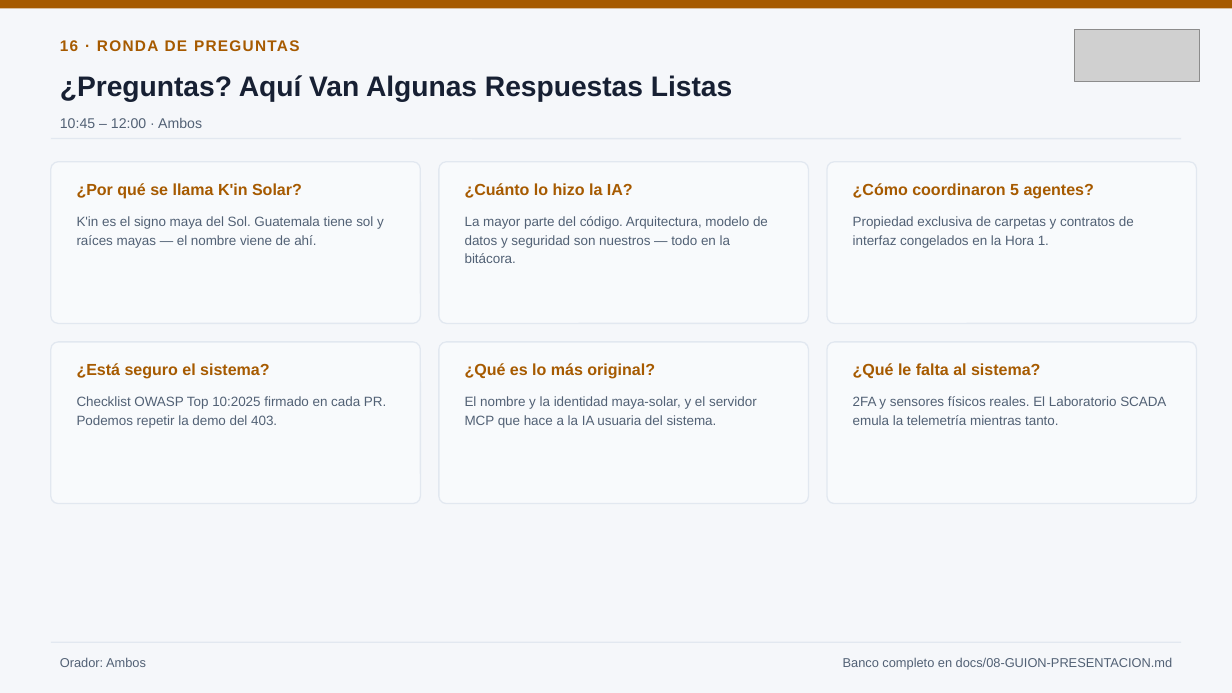
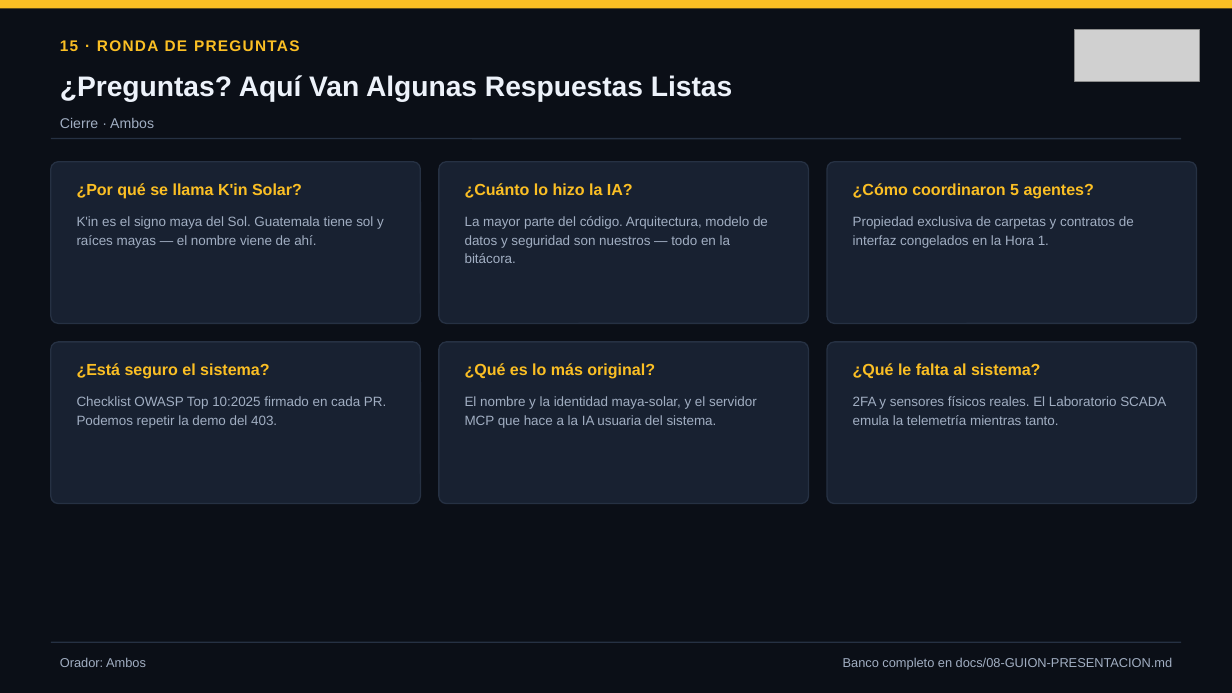
Before and after one commit to Andy13K/Dia_del_programador_IA, a slide deck: slide 15 of docs/export/Presentacion-Kin-Solar-Guatemala.pptx (slide 16 before the commit). Drawn at 1232x693 pixels with LibreOffice and Linux fonts; fonts in the diff are those of the drawing; grey boxes stand for pictures. Boxes give left, top, right and bottom in pixels: in the first picture for what was removed or moved away, otherwise in the second. Text is boxed around its words. In the diff, an @@ line names an element or a change of style, - is before the commit and + after.

```diff
--- a/docs/export/Presentacion-Kin-Solar-Guatemala.pptx
+++ b/docs/export/Presentacion-Kin-Solar-Guatemala.pptx
@@ background #F5F7FA to #0B0F17 @@
@@ rectangle at (x1=0, y1=0, x2=1232, y2=8): fill #A65A00 to #FBBF24 @@
@@ text "¿Preguntas? Aquí Van Algunas Respuestas ..." at (x1=60, y1=75, x2=732, y2=102): text colour #172033 to #EDF2FA @@
@@ text at (x1=60, y1=40, x2=300, y2=51): text changed; text colour #A65A00 to #FBBF24 @@
-16 · RONDA DE PREGUNTAS
+15 · RONDA DE PREGUNTAS
@@ text at (x1=60, y1=118, x2=154, y2=128): text changed; text colour #526175 to #A1AEC2 @@
-10:45 – 12:00 · Ambos
+Cierre · Ambos
@@ line (51, 139) - (1181, 139): stroke #E2E8F0 1 pt to #263143 1 pt @@
@@ fill #F8FAFC to #182131; outline #E2E8F0 1 pt to #263143 1 pt in 6 elements at (x1=51, y1=162, x2=421, y2=323), (x1=439, y1=162, x2=809, y2=323), (x1=827, y1=162, x2=1197, y2=323), (x1=51, y1=342, x2=421, y2=504), (x1=439, y1=342, x2=809, y2=504), (x1=827, y1=342, x2=1197, y2=504) @@
@@ text colour #A65A00 to #FBBF24 in 6 elements at (x1=77, y1=183, x2=302, y2=199), (x1=465, y1=183, x2=633, y2=198), (x1=853, y1=183, x2=1094, y2=199), (x1=77, y1=363, x2=269, y2=379), (x1=465, y1=363, x2=655, y2=379), (x1=853, y1=363, x2=1040, y2=378) @@
@@ text colour #526175 to #A1AEC2 in 8 elements at (x1=60, y1=657, x2=146, y2=667), (x1=843, y1=657, x2=1173, y2=670), (x1=77, y1=216, x2=384, y2=248), (x1=465, y1=216, x2=768, y2=263), (x1=853, y1=216, x2=1134, y2=248), (x1=77, y1=396, x2=386, y2=428), (x1=465, y1=396, x2=757, y2=428), (x1=853, y1=396, x2=1166, y2=425) @@
@@ line (51, 642) - (1181, 642): stroke #E2E8F0 1 pt to #263143 1 pt @@
```
Also in this commit, not shown: 12 other slides changed, 2 slides added, 3 slides removed, 12 other files.
